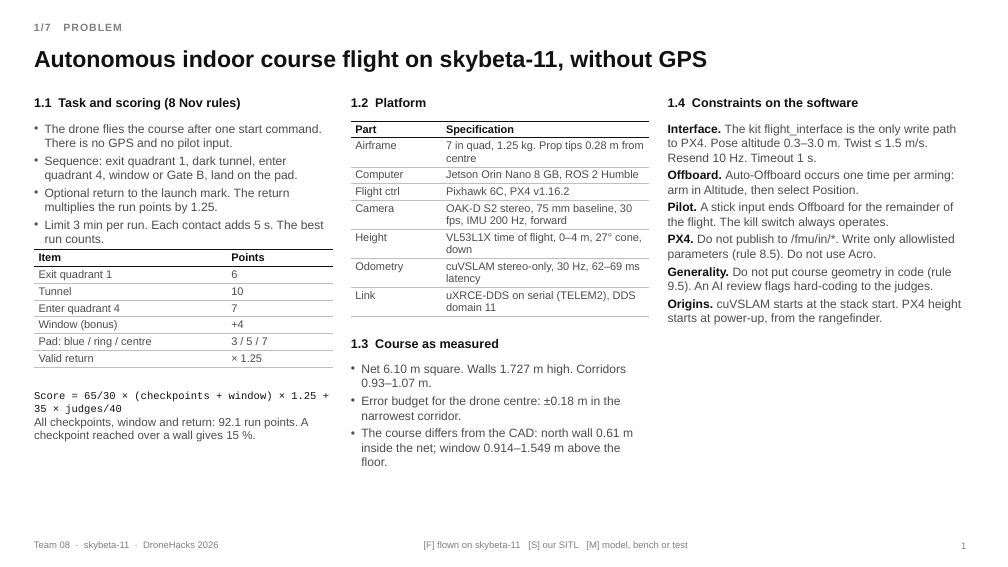
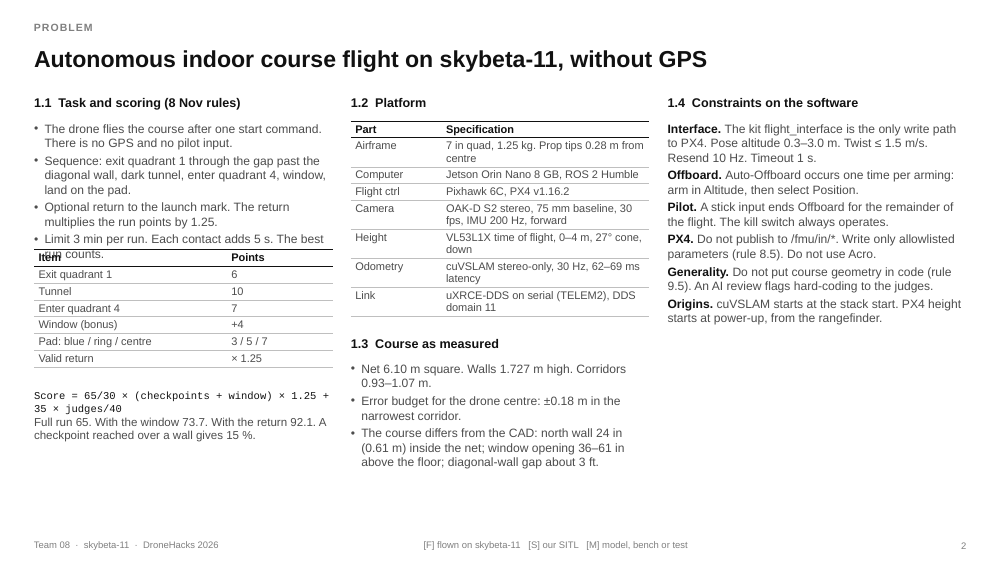
Before and after one commit to moterodiaz/DroneHacks, a slide deck: slide 2 of docs/presentation/DroneHacks-Team08-technical.pptx (slide 1 before the commit). Drawn at 1008x567 pixels with LibreOffice and Linux fonts; fonts in the diff are those of the drawing. Boxes give left, top, right and bottom in pixels: in the first picture for what was removed or moved away, otherwise in the second. Text is boxed around its words. In the diff, an @@ line names an element or a change of style, - is before the commit and + after.

```diff
--- a/docs/presentation/DroneHacks-Team08-technical.pptx
+++ b/docs/presentation/DroneHacks-Team08-technical.pptx
@@ text at <box>34,24,93,31</box>: text changed @@
-1/7 PROBLEM
+PROBLEM
@@ text at <box>45,156,326,196</box>: text changed @@
-• Sequence: exit quadrant 1, dark tunnel, enter quadrant 4, window or Gate B, land on the pad.
+• Sequence: exit quadrant 1 through the gap past the diagonal wall, dark tunnel, enter quadrant 4, window, land on the pad.
@@ text at <box>34,417,327,442</box>: text changed @@
-All checkpoints, window and return: 92.1 run points. A checkpoint reached over a wall gives 15 %.
+Full run 65. With the window 73.7. With the return 92.1. A checkpoint reached over a wall gives 15 %.
@@ text at <box>361,428,624,469</box>: text changed @@
-• The course differs from the CAD: north wall 0.61 m inside the net; window 0.914–1.549 m above the floor.
+• The course differs from the CAD: north wall 24 in (0.61 m) inside the net; window opening 36–61 in above the floor; diagonal-wall gap about 3 ft.
```
Also in this commit, not shown: 6 other slides changed, 1 slide added, 6 other files.
